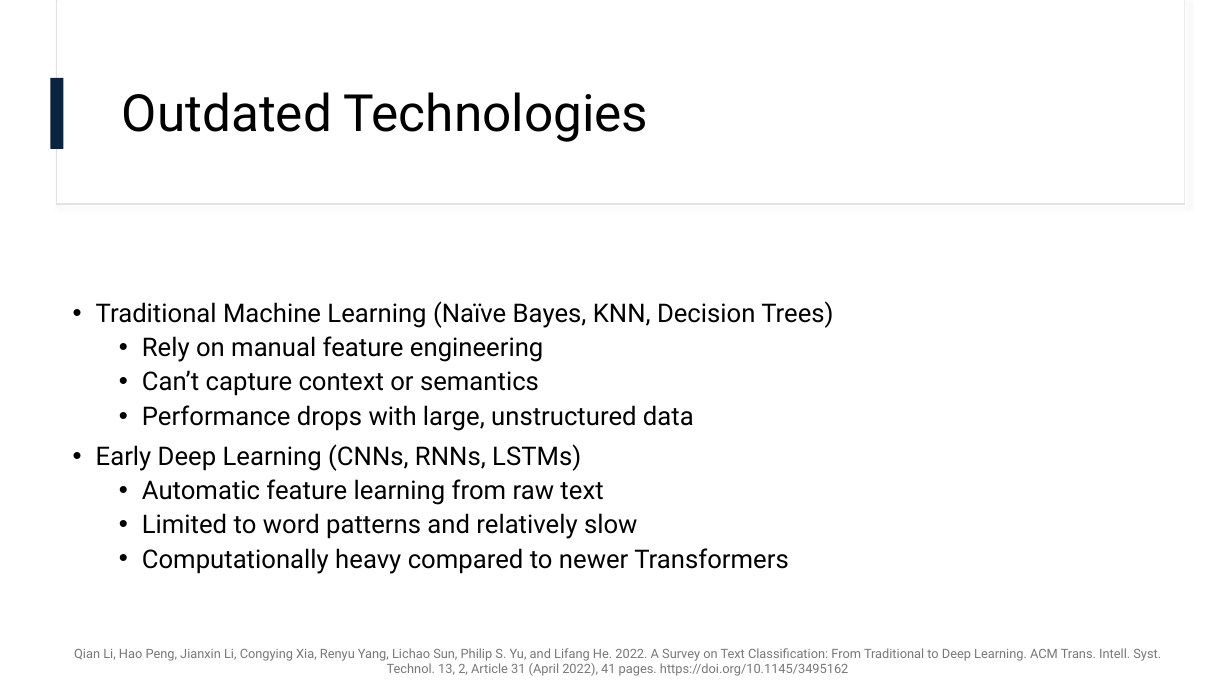
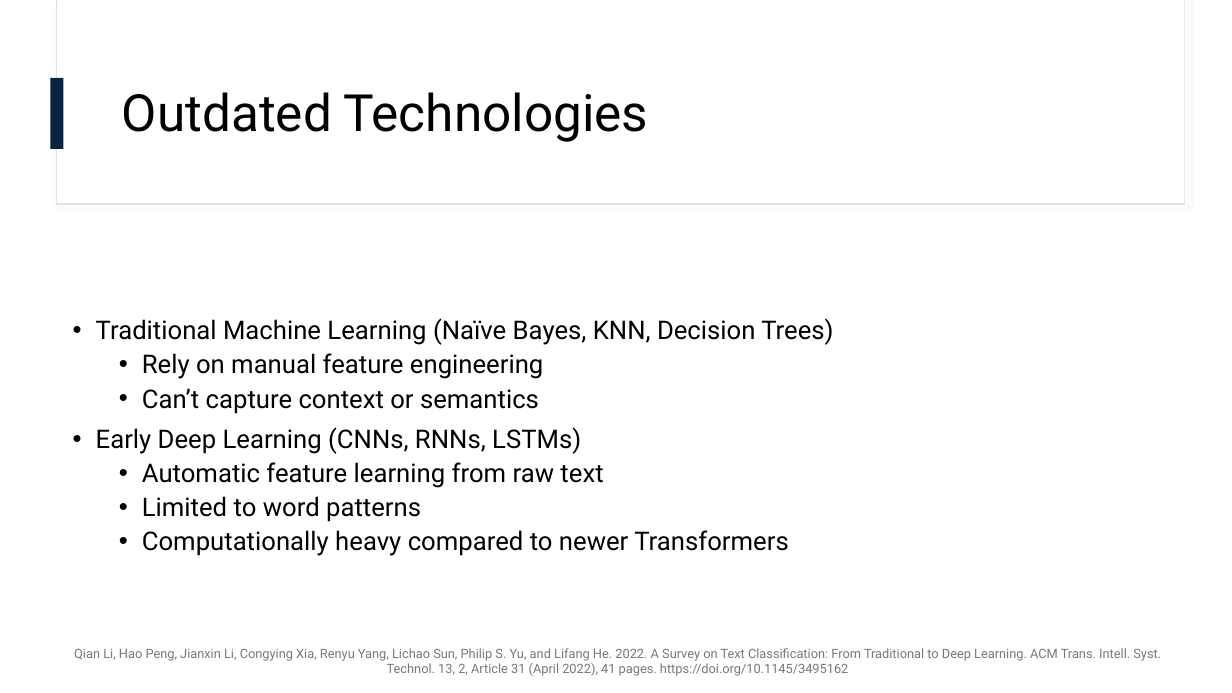
Before and after one commit to omarelbeltagy/clarity, a slide deck: slide 15 of literature/literature edited.pptx (slide 5 before the commit). Drawn at 1232x693 pixels with LibreOffice and Linux fonts; fonts in the diff are those of the drawing. Boxes give left, top, right and bottom in pixels: in the first picture for what was removed or moved away, otherwise in the second. Text is boxed around its words. In the diff, an @@ line names an element or a change of style, - is before the commit and + after.

```diff
--- a/literature/literature edited.pptx
+++ b/literature/literature edited.pptx
@@ text at <box>142,405,694,431</box>: paragraph removed @@
-  • Performance drops with large, unstructured data
@@ text at <box>142,496,421,522</box>: text changed @@
-  • Limited to word patterns and relatively slow
+  • Limited to word patterns
```
Also in this commit, not shown: 1 other slide changed, 11 slides added, 1 slide removed, 1 other file.
